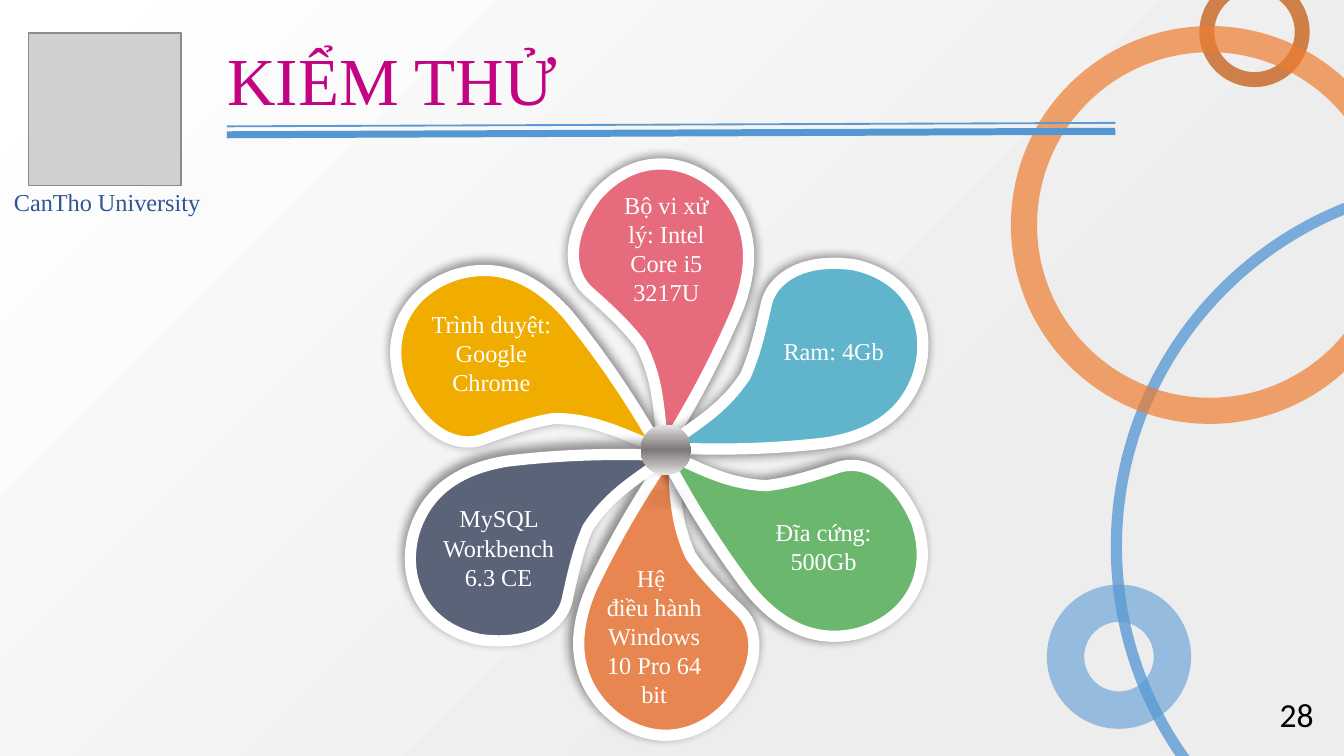
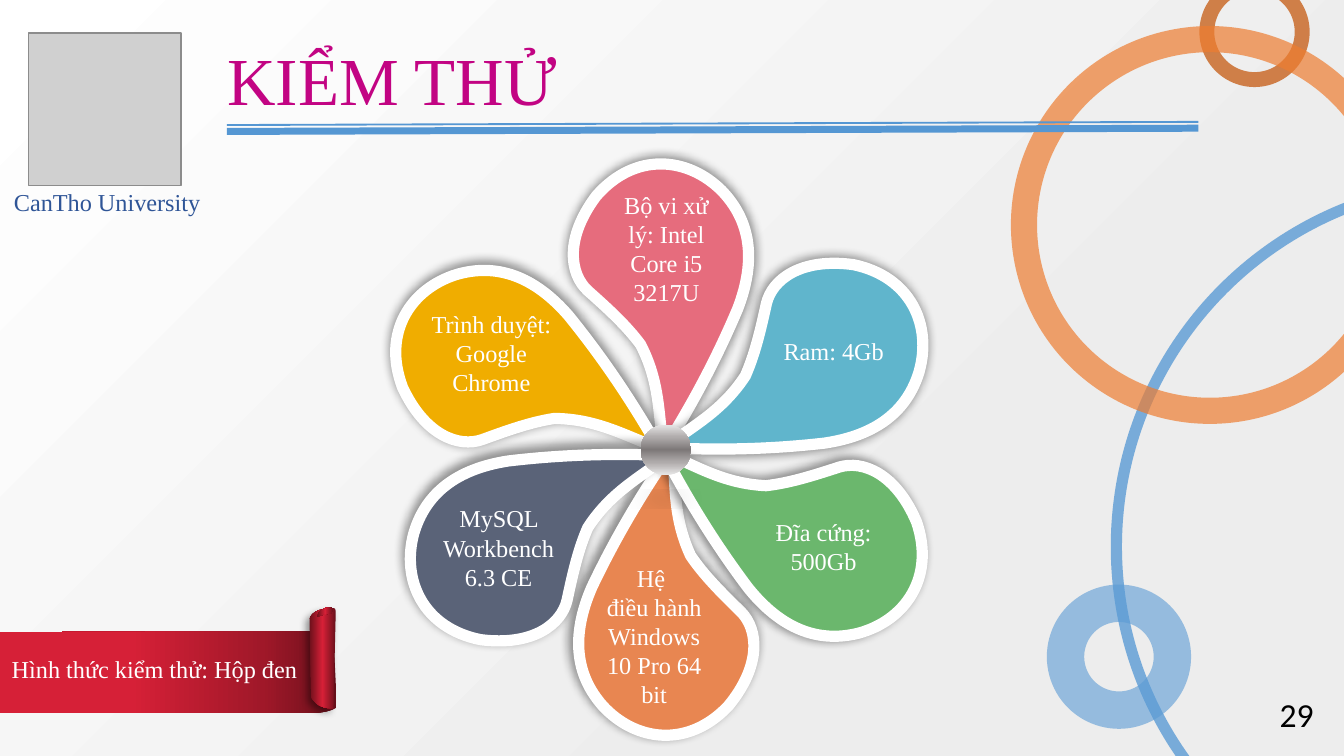
Before and after one commit to lethanhtan/TMA_CTU_Thesis, a slide deck: slide 33 of doc/TMA_CTU_Thesis_Presentation_Ver2.pptx (slide 31 before the commit). Drawn at 1344x756 pixels with LibreOffice and Linux fonts; fonts in the diff are those of the drawing; grey boxes stand for pictures. Boxes give left, top, right and bottom in pixels: in the first picture for what was removed or moved away, otherwise in the second. Text is boxed around its words. In the diff, an @@ line names an element or a change of style, - is before the commit and + after.

```diff
--- a/doc/TMA_CTU_Thesis_Presentation_Ver2.pptx
+++ b/doc/TMA_CTU_Thesis_Presentation_Ver2.pptx
@@ line moved from (227, 134) - (1116, 132) to (227, 132) - (1199, 128) @@
@@ line moved from (227, 126) - (1116, 122) to (227, 125) - (1199, 122) @@
@@ line (227, 125) - (1199, 122): stroke #5B9BD5 1 pt to #5698D3 1 pt @@
@@ group added at (0, 607, 337, 714): 3 freeform shapes, 1 text @@
+Hình thức kiểm thử: Hộp đen
@@ text at (1280, 705, 1314, 727): text changed @@
-28
+29
```
Also in this commit, not shown: 31 other slides changed, 14 slides added, 2 slides removed.
